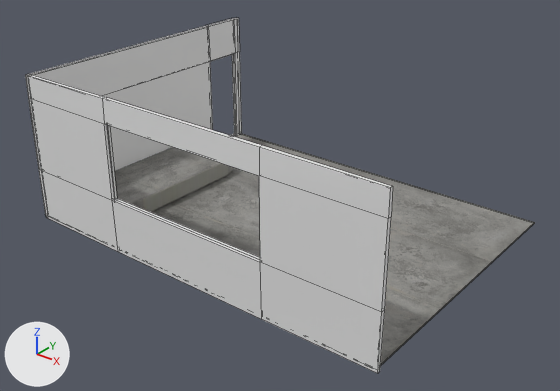
The Blender file web-server/frontend/3d-assets/class-room.blend: old version first, new version second.
The view is the same before and after, from a 50 mm lens placed at (17.41, -22.37, 14.82), pointed at (0.21, -0.86, 1.49). Every picture has the same lights, and +X, +Y and +Z are marked at lower left. Mesh edges are drawn as thin lines on the coarser meshes.

Script lines for the objects in view, before the commit:
```python
me_plane_002 = bpy.data.meshes.new('Plane.002')
me_plane_002.from_pydata(...)  # 8 vertices, 6 faces; spans x -8.0..8.0, y -6.0..6.0, z 0.0
me_plane_002.materials.append(mat_floor_mat)
me_plane_004 = bpy.data.meshes.new('Plane.004')
me_plane_004.from_pydata(...)  # 64 vertices, 64 faces; spans x -3.07..3.07, y -6.07..6.07, z -0.1..0.12
me_plane_004.materials.append(mat_walls_mat)  # its picture is missing
me_plane_005 = bpy.data.meshes.new('Plane.005')
me_plane_005.from_pydata(...)  # 10940 vertices, 10932 faces; spans x -1.58..1.58, y -4.72..4.72, z -0.79..0.0
me_plane_005.materials.append(mat_floor_mat)
ob_floor_main = bpy.data.objects.new('FLOOR_main', me_plane_002)
ob_floor_main.location = (0.0, 0.0, 0.0)
ob_stand = bpy.data.objects.new('STAND', me_plane_005)
ob_stand.location = (-6.33, -1.04, 0.88)
ob_wall_front = bpy.data.objects.new('WALL_front', me_plane_004)
ob_wall_front.location = (-8.0, 0.0, 3.0)
ob_wall_front.rotation_euler = (0.0, 1.571, 0.0)  # degrees (0, 90, 0)
# also in view: 'WALL_back' at (0.03, -5.99, 3.0)
```
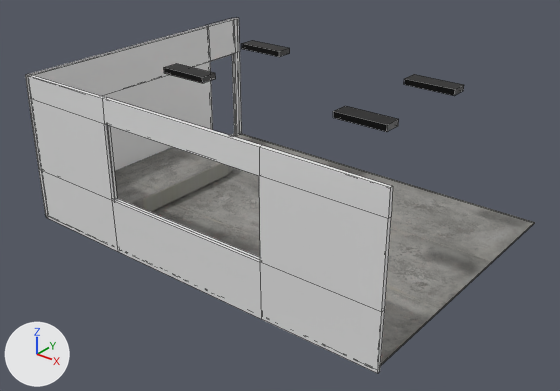
What differs and where, as boxes [x1, y1, x2, y2] in the pictures (560 x 391 px):
'Plane.009', added (black)
    after: [333, 106, 399, 132]
'Plane.005', added (black)
    after: [404, 74, 464, 96]
'Plane.003', added (black)
    after: [164, 64, 216, 83]
'Plane.001', added
    after: [242, 40, 290, 57]

Edits to the bpy script that builds the scene:
```text
Add mat_material_001:
    mat_material_001 = principled_material('Material.001')
    mat_material_001.base_color = (0.015, 0.015, 0.015)  # black #212121
    mat_material_001.metallic = 0.835
    mat_material_001.roughness = 0.358
    mat_material_001.specular_ior_level = 0.484
Add mat_material_002:
    mat_material_002 = bpy.data.materials.new('Material.002')
    mat_material_002.use_nodes = True; mat_material_002.node_tree.nodes.clear()
    _N = mat_material_002.node_tree.nodes; _L = mat_material_002.node_tree.links
    n0 = _N.new('ShaderNodeOutputMaterial'); n0.name = 'Material Output'
    n1 = _N.new('ShaderNodeBsdfGlass'); n1.name = 'Glass BSDF'
    n1.distribution = 'BECKMANN'
    n1.inputs[2].default_value = 1.2  # 'IOR'
    _L.new(n1.outputs[0], n0.inputs[0])  # 'BSDF' to 'Surface'
Add me_plane_009:
    me_plane_009.from_pydata([(-1.0, -1.0, 0.0), (1.0, -1.0, 0.0), (-1.0, 1.0, 0.0), (1.0, 1.0, 0.0), (-1.19, -1.06, 0.01), (-1.19, -1.06, 0.66), (-1.19, 1.06, 0.01), (-1.19, 1.06, 0.66), (1.01, -1.06, 0.01), (1.01, -1.06, 0.66), (1.01, 1.06, 0.01), (1.01, 1.06, 0.66)], [], [(0, 1, 3, 2), (4, 5, 7, 6), (6, 7, 11, 10), (10, 11, 9, 8), (8, 9, 5, 4), (11, 7, 5, 9)])
    for i in [*range(1, 6)]: me_plane_009.polygons[i].material_index = 1
    me_plane_009.materials.append(mat_material_002)
    me_plane_009.materials.append(mat_material_001)  # black #212121
Add ob_plane_003:
    ob_plane_003 = bpy.data.objects.new('Plane.003', me_plane_009)
    ob_plane_003.location = (-2.92, -2.32, 6.08)
    ob_plane_003.rotation_euler = (6.283, 0.0, 0.0)  # degrees (360, 0, 0)
    ob_plane_003.scale = (0.928, 0.328, 0.347)
Add ob_plane_009:
    ob_plane_009 = bpy.data.objects.new('Plane.009', me_plane_009.copy())
    ob_plane_009.location = (4.96, -2.32, 6.08)
    ob_plane_009.rotation_euler = (6.283, 0.0, 0.0)  # degrees (360, 0, 0)
    ob_plane_009.scale = (0.928, 0.328, 0.347)
Add ob_plane_005:
    ob_plane_005 = bpy.data.objects.new('Plane.005', me_plane_009.copy())
    ob_plane_005.location = (4.96, 2.17, 6.08)
    ob_plane_005.rotation_euler = (6.283, 0.0, 0.0)  # degrees (360, 0, 0)
    ob_plane_005.scale = (0.928, 0.328, 0.347)
Add ob_plane_001:
    ob_plane_001 = bpy.data.objects.new('Plane.001', me_plane_009.copy())
    ob_plane_001.location = (-2.92, 2.17, 6.08)
    ob_plane_001.rotation_euler = (6.283, 0.0, 0.0)  # degrees (360, 0, 0)
    ob_plane_001.scale = (0.928, 0.328, 0.347)
```
